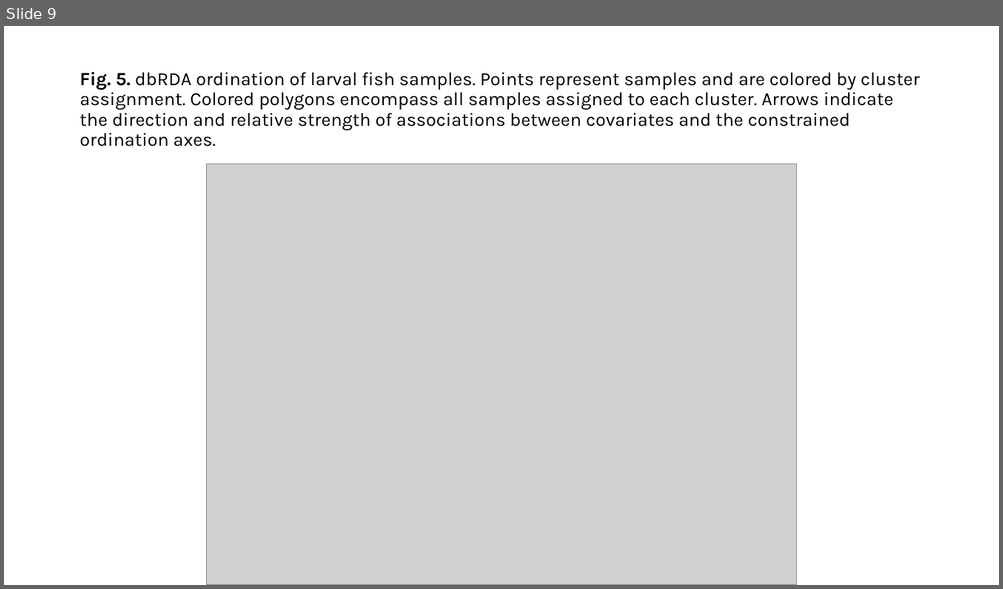
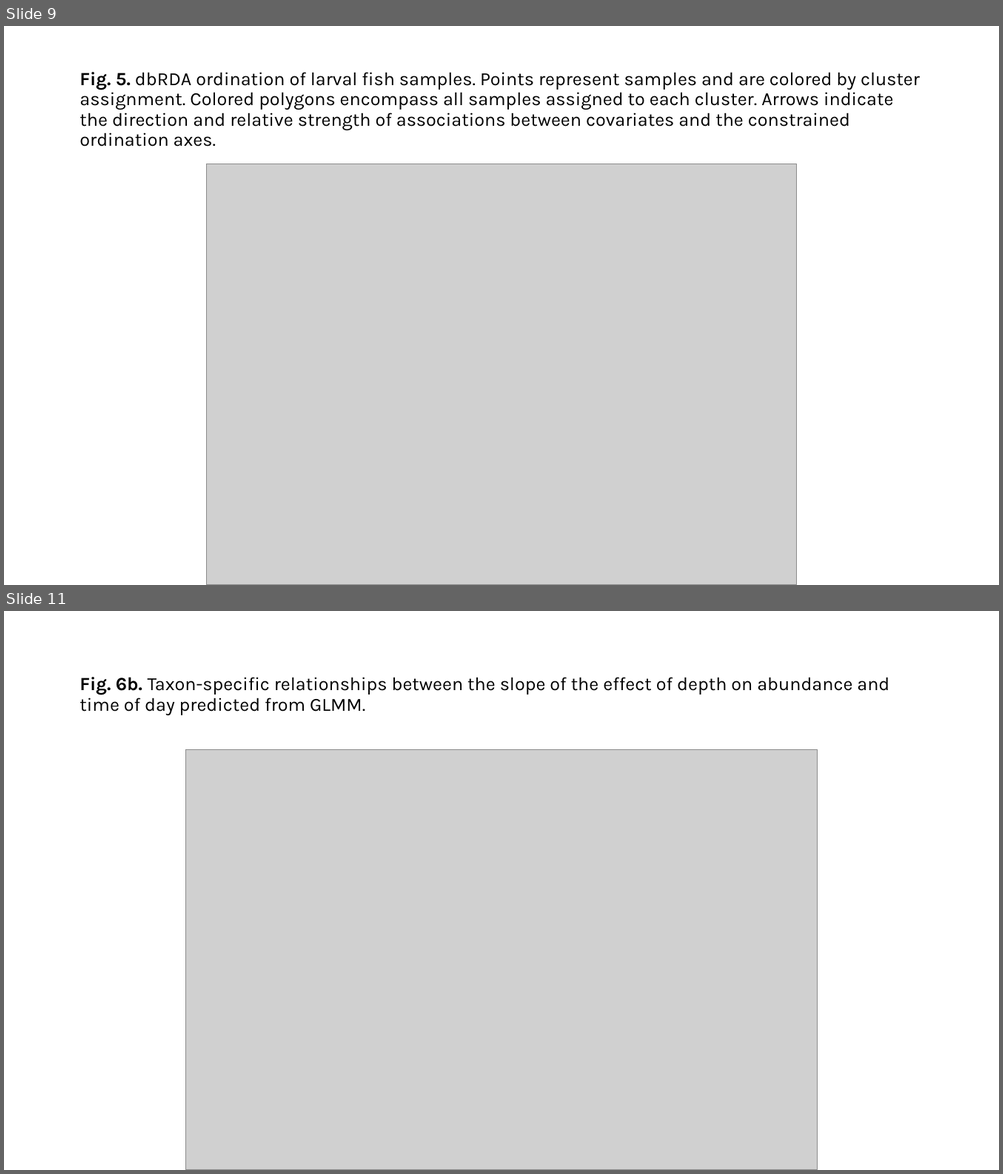
Before and after one commit to LukeABobay/larval-fish-community-analysis, a slide deck: Figures and tables final data set.pptx. Shown one above the other, each under a label of ours: slide 9 before the commit, slides 9 and 11 after it; the slides between them are not shown. The pictures are 1003x589 and 1003x1174 pixels, drawn with LibreOffice and Linux fonts; fonts in the diff are those of the drawing; grey boxes stand for pictures. Boxes give left, top, right and bottom in pixels: in the first picture for what was removed or moved away, otherwise in the second. Text is boxed around its words. In the diff, an @@ line names an element or a change of style, - is before the commit and + after.

```diff
--- a/Figures and tables final data set.pptx
+++ b/Figures and tables final data set.pptx
@@ slide 11 added at box(4, 611, 999, 1170), background #FFFFFF @@
@@ title added at box(79, 677, 889, 715), 18 pt, text #000000 @@
+Fig. 6b. Taxon-specific relationships between the slope of the effect of depth on abundance and time of day predicted from GLMM.
@@ picture added at box(186, 750, 817, 1170) @@
```
Also in this commit, not shown: 3 slides changed, 1 other slide added, 1 slide removed, 10 other files.
